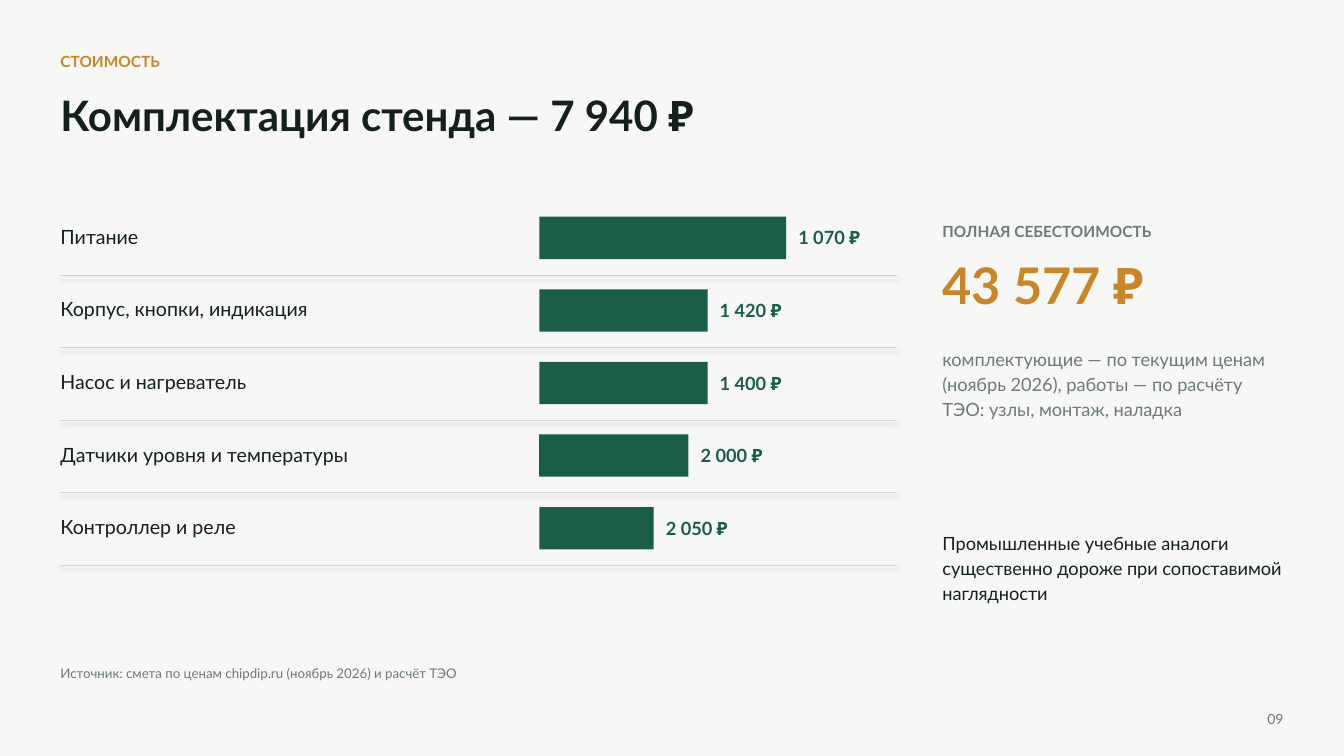
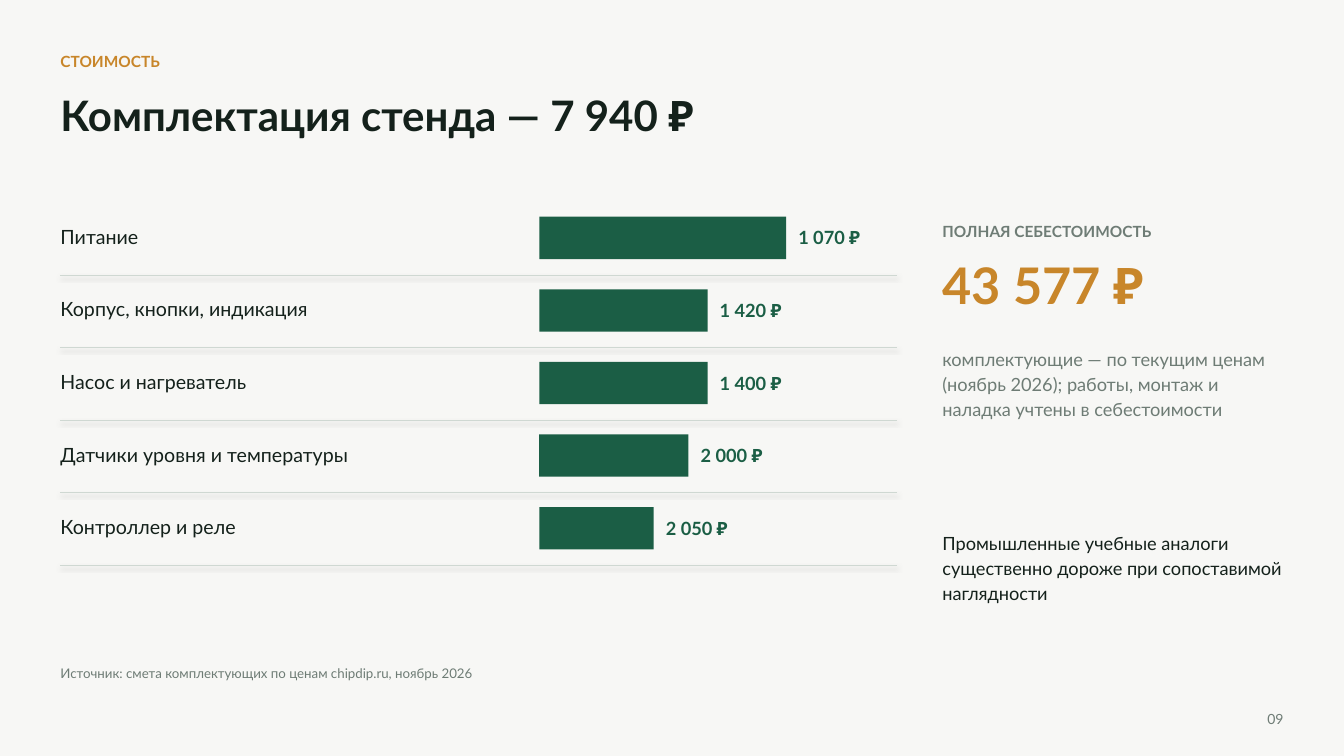
Before and after one commit to DimaNikolaevi4/Konkurs, a slide deck: slide 9 of Гидропоника-заявка-2026/Презентация_Чагин_Гидропоника.pptx. Drawn at 1344x756 pixels with LibreOffice and Linux fonts; fonts in the diff are those of the drawing. Boxes give left, top, right and bottom in pixels: in the first picture for what was removed or moved away, otherwise in the second. Text is boxed around its words. In the diff, an @@ line names an element or a change of style, - is before the commit and + after.

```diff
--- a/Гидропоника-заявка-2026/Презентация_Чагин_Гидропоника.pptx
+++ b/Гидропоника-заявка-2026/Презентация_Чагин_Гидропоника.pptx
@@ text at bbox=[942, 356, 1264, 419]: text changed @@
-комплектующие — по текущим ценам (ноябрь 2026), работы — по расчёту ТЭО: узлы, монтаж, наладка
+комплектующие — по текущим ценам (ноябрь 2026); работы, монтаж и наладка учтены в себестоимости
@@ text at bbox=[60, 668, 473, 680]: text changed @@
-Источник: смета по ценам chipdip.ru (ноябрь 2026) и расчёт ТЭО
+Источник: смета комплектующих по ценам chipdip.ru, ноябрь 2026
```
Also in this commit, not shown: 2 other slides changed, 1 slide removed, 2 other files.
